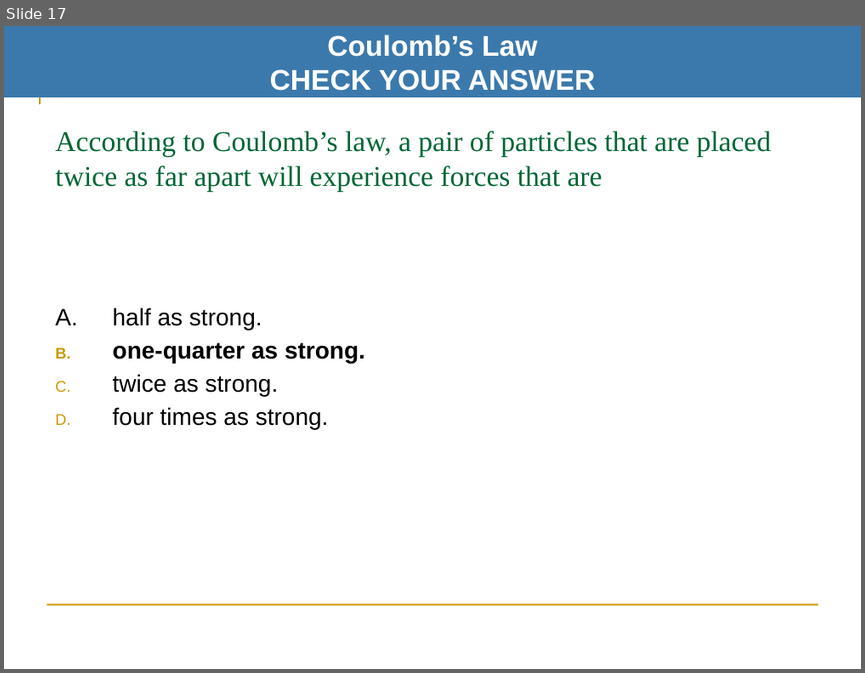
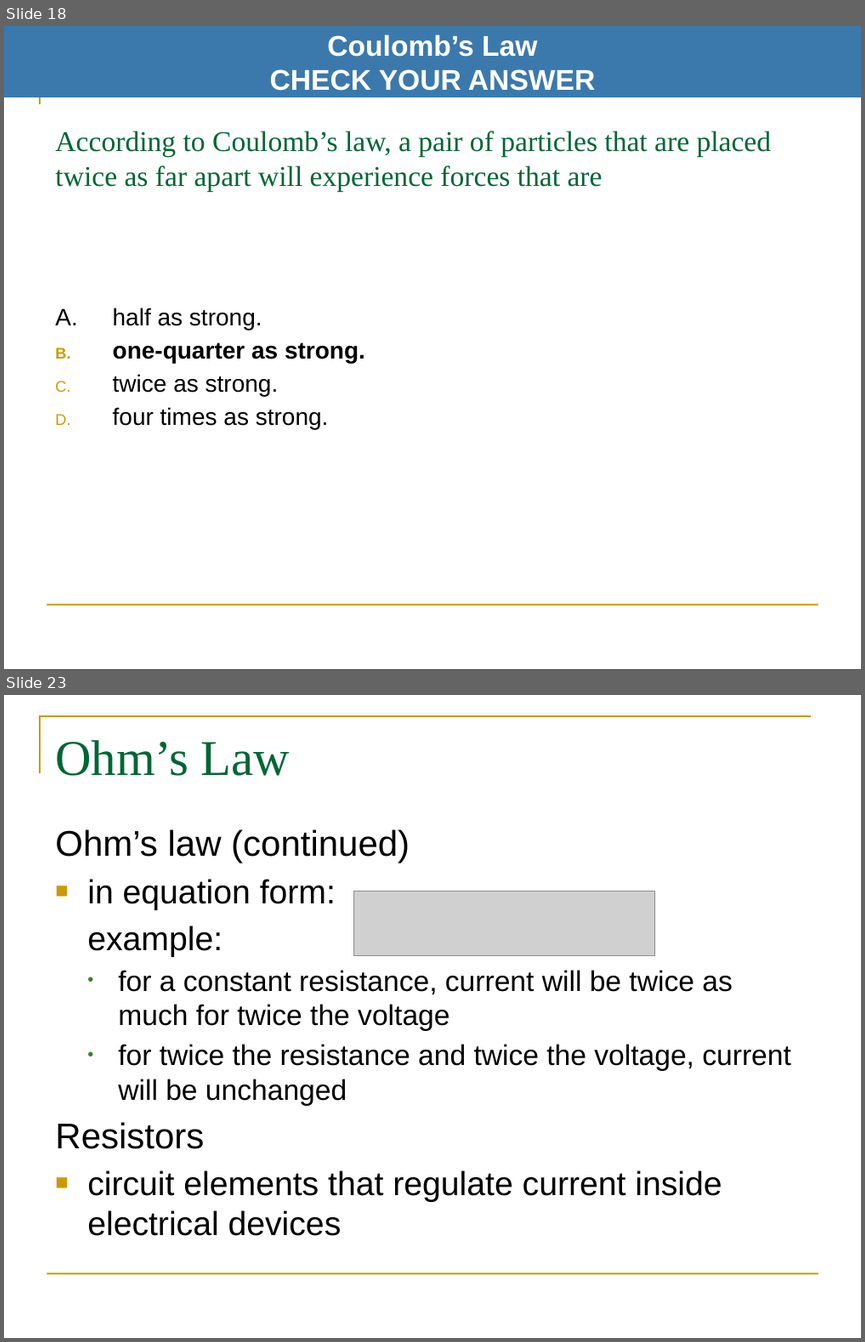
Before and after one commit to pcomitz/physics, a slide deck: mod4_wk6/phy_wk6_mod4_part1.pptx. Shown one above the other, each under a label of ours: slide 17 before the commit, slides 18 and 23 after it; the slides between them are not shown. The pictures are 865x673 and 865x1342 pixels, drawn with LibreOffice and Linux fonts; fonts in the diff are those of the drawing; grey boxes stand for pictures. Boxes give left, top, right and bottom in pixels: in the first picture for what was removed or moved away, otherwise in the second. Text is boxed around its words. In the diff, an @@ line names an element or a change of style, - is before the commit and + after.

```diff
--- a/mod4_wk6/phy_wk6_mod4_part1.pptx
+++ b/mod4_wk6/phy_wk6_mod4_part1.pptx
@@ slide 23 added at [4,695,861,1338], background #FFFFFF; not listed: 2 template elements that a slide beside it also shows @@
@@ title added at [55,740,290,776], 42 pt, text #006633 @@
+Ohm’s Law
@@ text added at [55,829,791,1236], 24 pt, text #000000 @@
+Ohm’s law (continued)
+■ in equation form:
+example:
+  • for a constant resistance, current will be twice as much for twice the voltage
+  • for twice the resistance and twice the voltage, current will be unchanged
+Resistors
+■ circuit elements that regulate current inside electrical devices
@@ picture added at [353,891,654,955] @@
@@ what was slide 17 is now slide 18 @@
```
Also in this commit, not shown: 11 slides changed, 5 other slides added, 3 slides removed.
